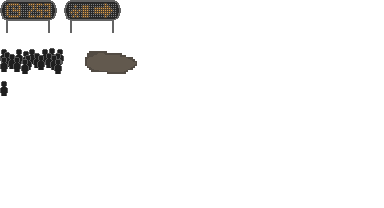
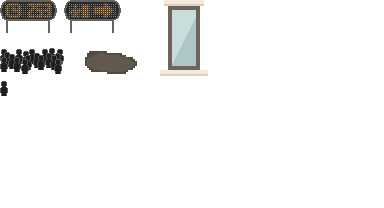
Layered file, before and after one edit (384 × 208). Changes by layer:
added layer "Livello 1" above "Puddle" over left=160, top=0, right=208, bottom=76
